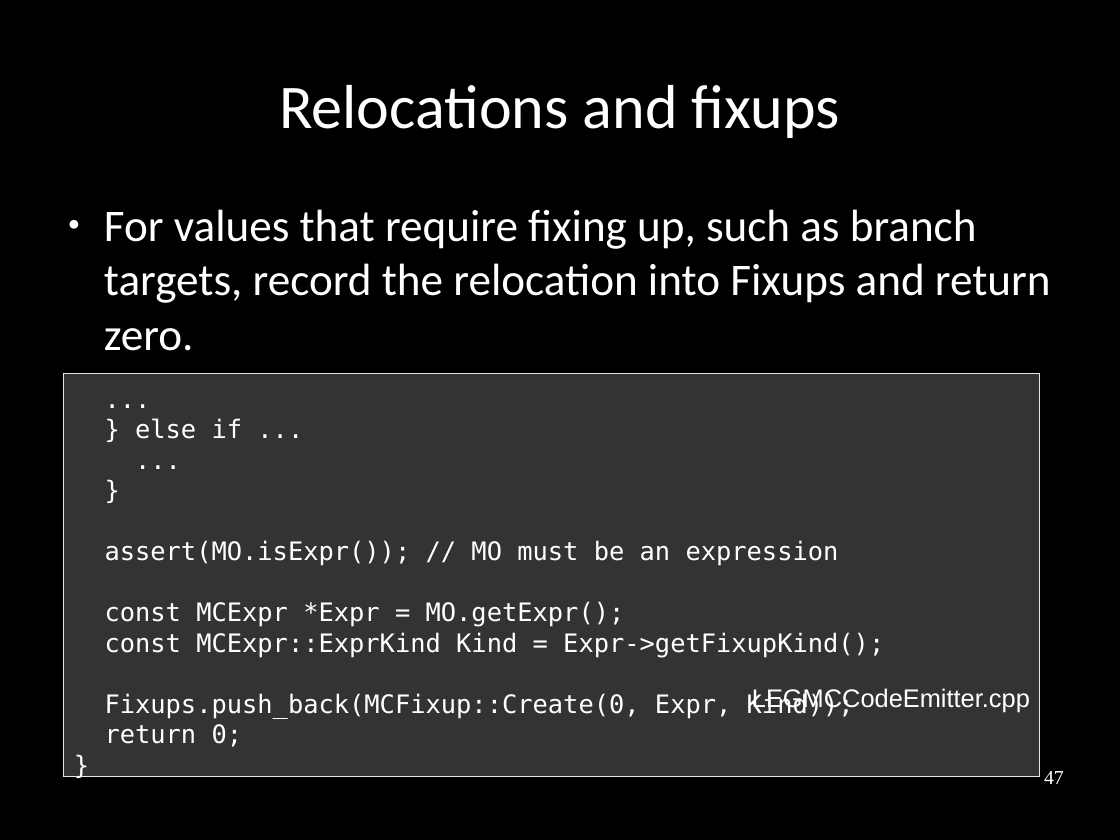
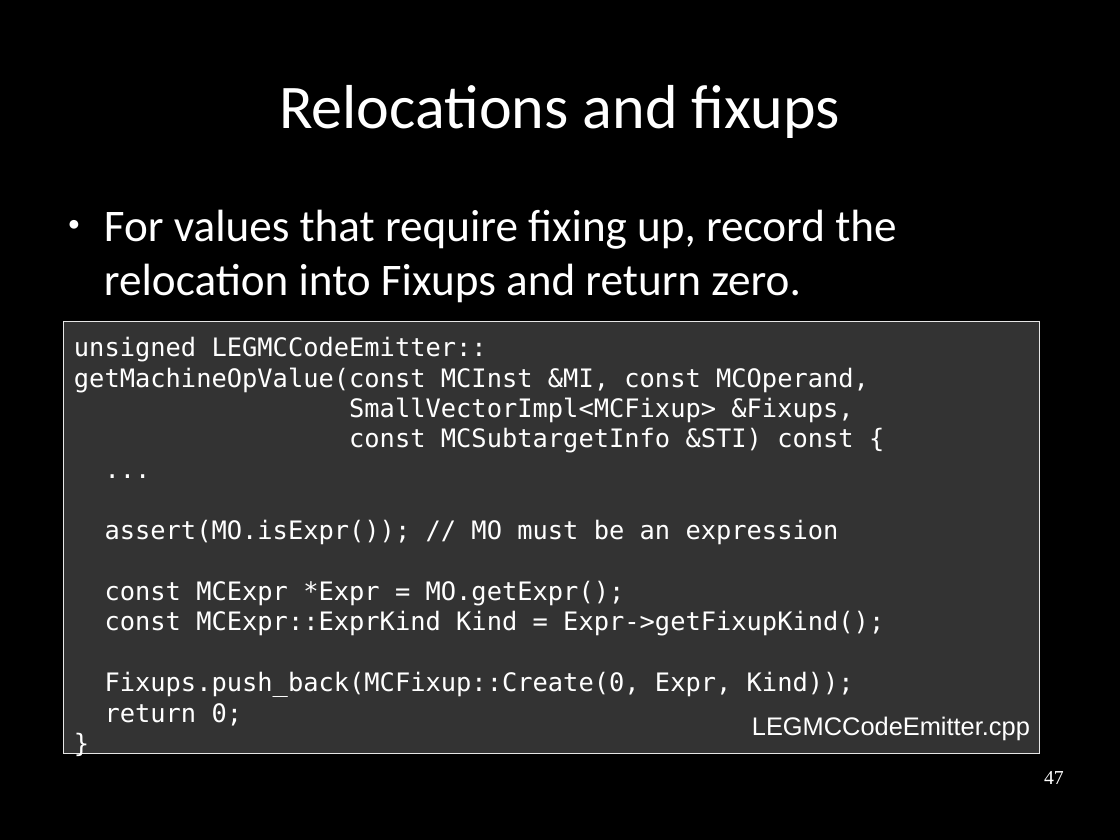
Before and after one commit to frasercrmck/llvm-leg, a slide deck: slide 47 of docs/Codeplay/Slides.odp. Drawn at 1120x840 pixels with LibreOffice and Linux fonts; fonts in the diff are those of the drawing. Boxes give left, top, right and bottom in pixels: in the first picture for what was removed or moved away, otherwise in the second. Text is boxed around its words. In the diff, an @@ line names an element or a change of style, - is before the commit and + after.

```diff
--- a/docs/Codeplay/Slides.odp
+++ b/docs/Codeplay/Slides.odp
@@ text at [104,209,896,303]: text changed @@
-● For values that require fixing up, such as branch targets, record the relocation into Fixups and return zero.
+● For values that require fixing up, record the relocation into Fixups and return zero.
@@ text in rectangle at [64,321,1041,754]: paragraph removed @@
-}
@@ rectangle "unsigned LEGMCCodeEmitter::": place and size @@
-rectangle "unsigned LEGMCCodeEmitter::" at [64,373,1041,776]
+rectangle "unsigned LEGMCCodeEmitter::" at [64,321,1041,754]
@@ text in rectangle at [74,336,869,453]: text changed @@
-...
-} else if ...
+unsigned LEGMCCodeEmitter::
+getMachineOpValue(const MCInst &MI, const MCOperand,
+SmallVectorImpl<MCFixup> &Fixups,
+const MCSubtargetInfo &STI) const {
@@ text "LEGMCCodeEmitter.cpp": place and size @@
-text "LEGMCCodeEmitter.cpp" at [752,688,1030,713]
+text "LEGMCCodeEmitter.cpp" at [752,716,1030,741]
```
Also in this commit, not shown: 2 other slides changed, 1 other file.
